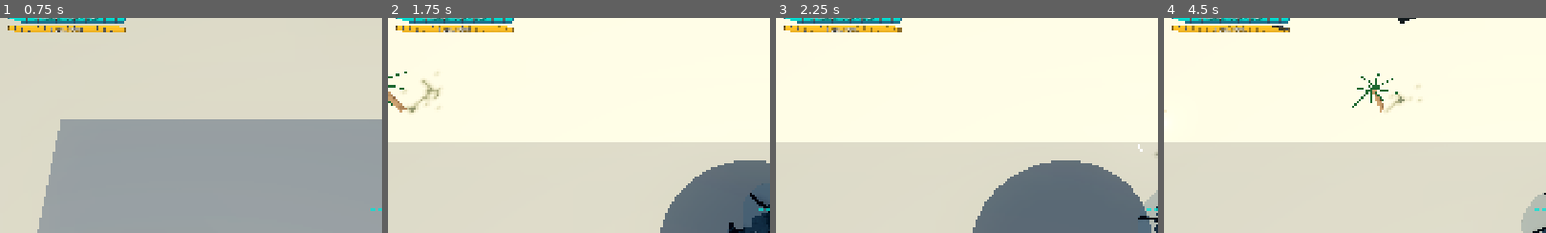
Above: before the commit, frames 1-4 (left to right).
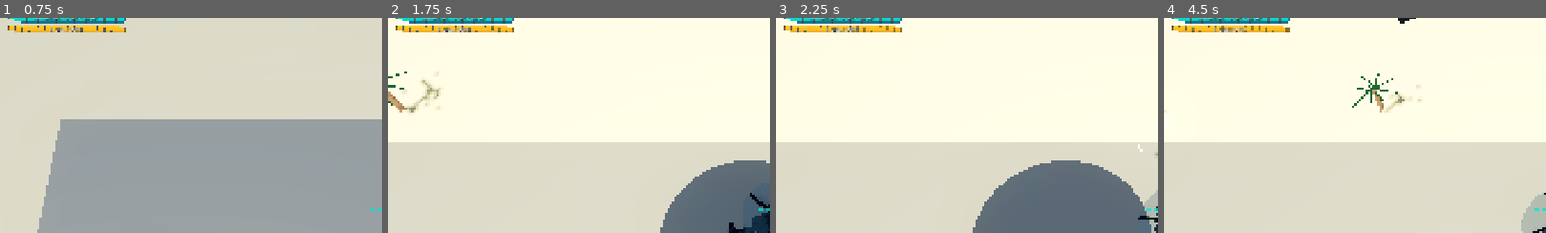
Above: after the commit, the same moments.

Repository: alexcamargos/BlackoutStrike
Game: Godot game, scene res://scenes/core/main.tscn
Same seed, same stepped clock (60 frames per second), same inputs: the game is played once before the commit and once after it.
Inputs (mouse positions are % of the whole screen's width and height, from its top left):
- Up to frame 1 (0.75 s): click "INICIAR INCURSAO" at 0.5 s
- Up to frame 2 (1.75 s): tap Enter at 1.25 s; move the mouse to (72, 45) at 1.27 s; press the mouse at (72, 45) at 1.28 s; hold D (move_east) from 1.28 s (still down)
- Up to frame 3 (2.25 s): release D (move_east) at 2 s; release the mouse at (72, 45) at 2 s; drag from (30, 55) to (45, 70) at 2.02 s
- Up to frame 4 (4.5 s): move the mouse to (60, 28) at 2.77 s; hold D (move_east) 2.78-3.5 s; tap 1 (weapon_slot_1) at 2.85 s; drag from (45, 70) to (20, 35) at 3.52 s; move the mouse to (80, 65) at 4.27 s; hold A (move_west) from 4.28 s (still down); tap 3 (weapon_slot_3) at 4.35 s
The pictures show only the part of the screen within x 0-50%, y 4-54%; the shares and areas given below are measured in that part.

Frame 1 is identical in both runs. In frame 2, 0.2% of the frame differs, in the area x 5-32%, y 3-7%; in frame 3, 0.1%; in frame 4, 0.3%, in the area x 2-33%, y 3-7%.

Commit message:
feat(fuel): recalibrar FuelComponent e adicionar metodo refuel_capped

Diff:
--- a/scripts/components/fuel_component.gd
+++ b/scripts/components/fuel_component.gd
@@ -11,16 +11,16 @@
 signal fuel_depleted()
 
 ## Capacidade maxima de combustivel suportada pelo tanque.
-@export var max_fuel: float = 100.0
+@export var max_fuel: float = 150.0
 
 ## Nivel atual de combustivel disponivel.
-@export var current_fuel: float = 100.0
+@export var current_fuel: float = 150.0
 
 ## Taxa de consumo passivo por segundo durante voo estavel ou pairado (u/s).
-@export var passive_burn_rate: float = 0.7
+@export var passive_burn_rate: float = 0.5
 
 ## Taxa de consumo ativo por segundo durante manobras de aceleracao (u/s).
-@export var active_burn_rate: float = 1.6
+@export var active_burn_rate: float = 1.2
 
 
 ## Executa o consumo passivo de combustivel ao longo do intervalo de tempo.
@@ -65,6 +65,26 @@
 		fuel_changed.emit(current_fuel, max_fuel)
 
 
+## Reabastece o tanque ate um teto restrito especifico (ex: FOB terrestre).
+##
+## Args:
+##     amount (float): Volume de combustivel a ser adicionado.
+##     cap_limit (float): Teto maximo permitido para este reabastecimento.
+##
+## Returns:
+##     void
+func refuel_capped(amount: float, cap_limit: float) -> void:
+	if amount <= 0.0 or cap_limit <= 0.0:
+		return
+	var target_cap: float = minf(max_fuel, cap_limit)
+	if current_fuel >= target_cap:
+		return
+	var previous_fuel: float = current_fuel
+	current_fuel = minf(target_cap, current_fuel + amount)
+	if not is_equal_approx(previous_fuel, current_fuel):
+		fuel_changed.emit(current_fuel, max_fuel)
+
+
 ## Informa se o tanque esta totalmente esgotado.
 ##
 ## Args:
